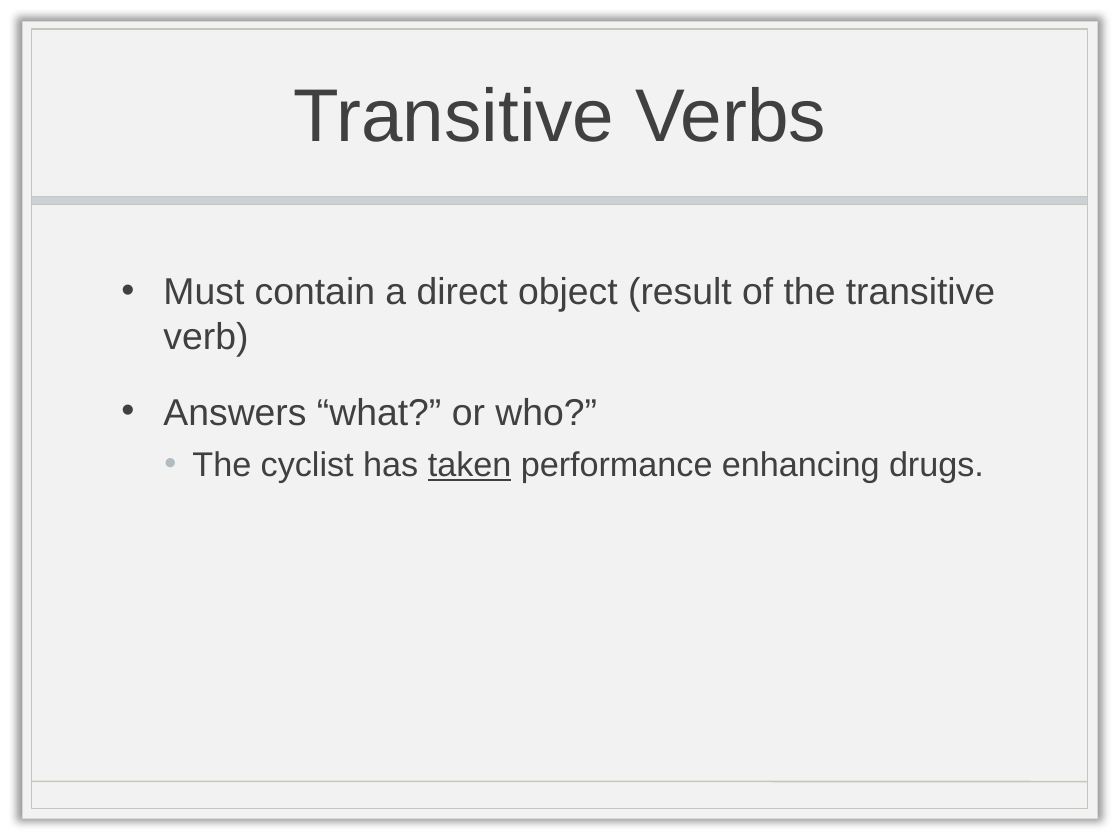
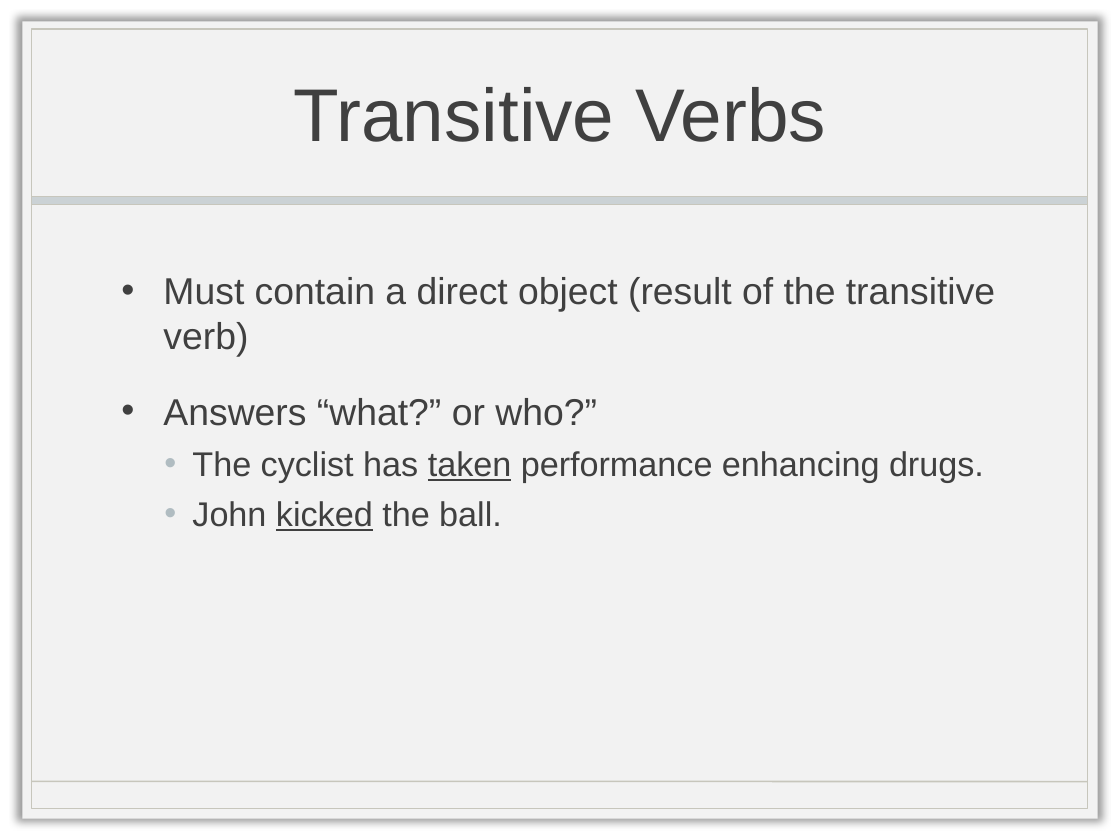
Before and after one commit to doctorlam/tecm4190, a slide deck: slide 12 of readings/4190_grammar.pptx. Drawn at 1120x840 pixels with LibreOffice and Linux fonts; fonts in the diff are those of the drawing; background and template pictures are left out. Boxes give left, top, right and bottom in pixels: in the first picture for what was removed or moved away, otherwise in the second. Text is boxed around its words. In the diff, an @@ line names an element or a change of style, - is before the commit and + after.

```diff
--- a/readings/4190_grammar.pptx
+++ b/readings/4190_grammar.pptx
@@ text at [192,501,502,531]: paragraph added @@
+  • John kicked the ball.
```
Also in this commit, not shown: 7 other slides changed, 2 slides added, 3 slides removed, 2 other files.
